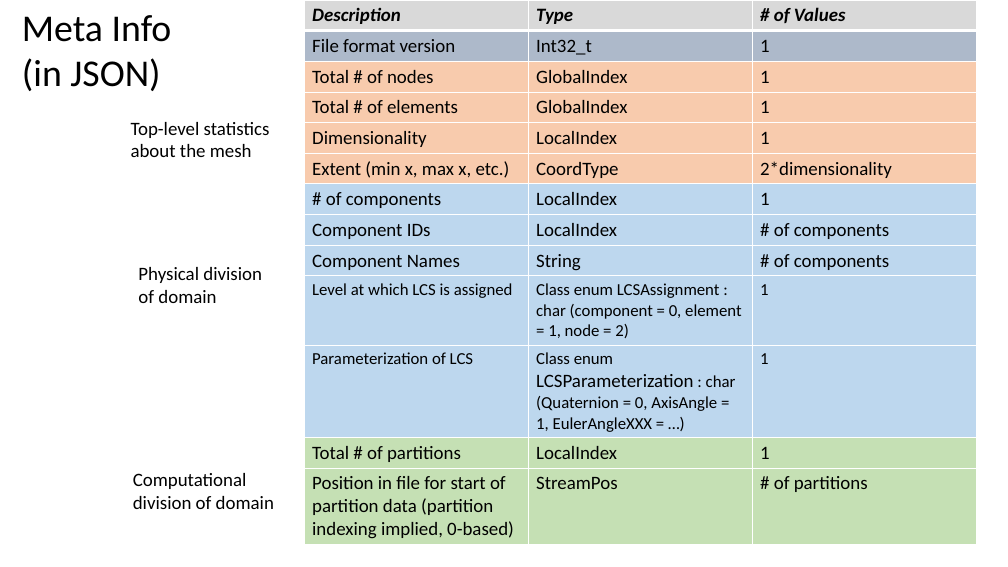
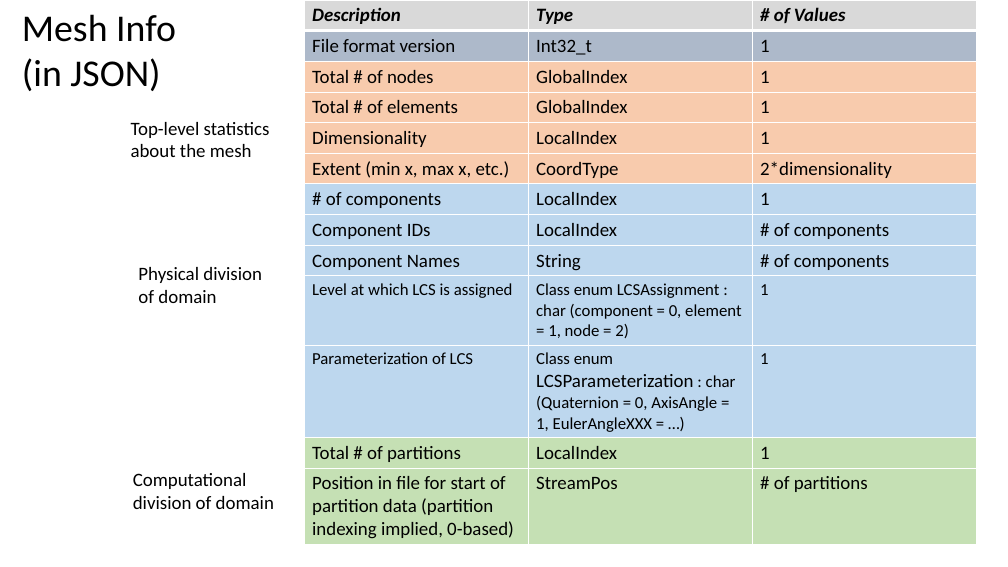
Before and after one commit to afrl/sheff-fea-io, a slide deck: slide 11 of docs/FormatSpecification.pptx. Drawn at 1008x567 pixels with LibreOffice and Linux fonts; fonts in the diff are those of the drawing. Boxes give left, top, right and bottom in pixels: in the first picture for what was removed or moved away, otherwise in the second. Text is boxed around its words. In the diff, an @@ line names an element or a change of style, - is before the commit and + after.

```diff
--- a/docs/FormatSpecification.pptx
+++ b/docs/FormatSpecification.pptx
@@ text at <box>22,14,176,91</box>: text changed @@
-Meta Info (in JSON)
+Mesh Info (in JSON)
```
Also in this commit, not shown: 3 other slides changed, 2 slides added, 2 slides removed, 8 other files.
